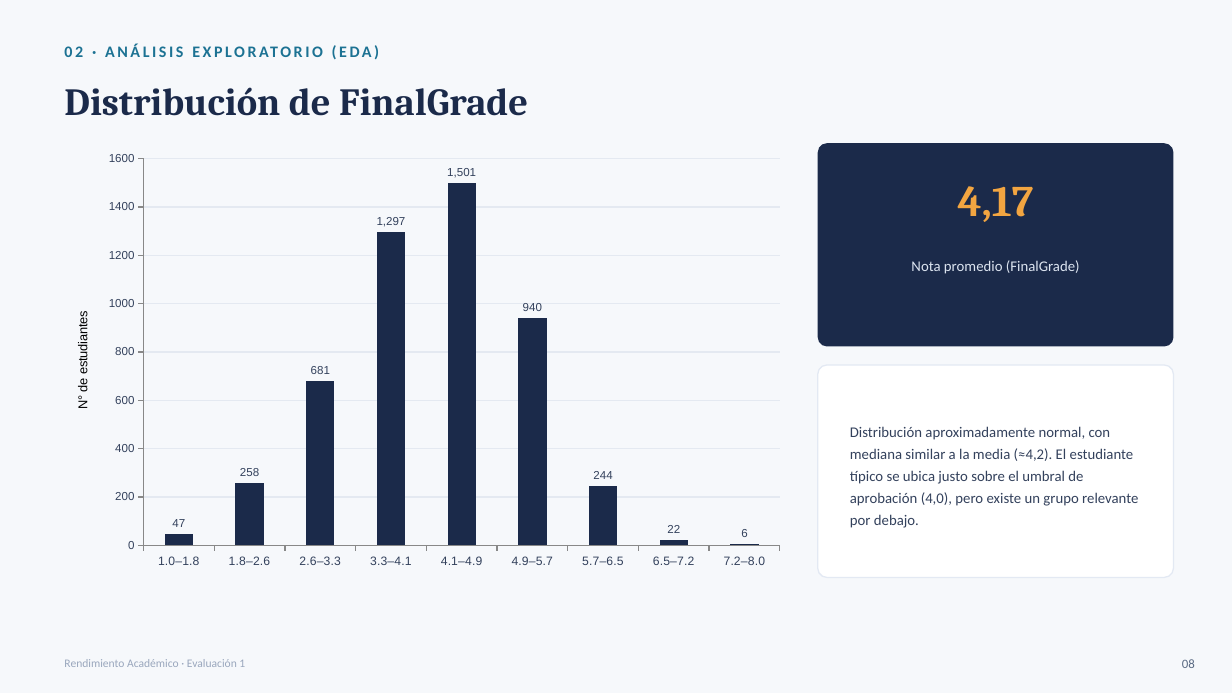
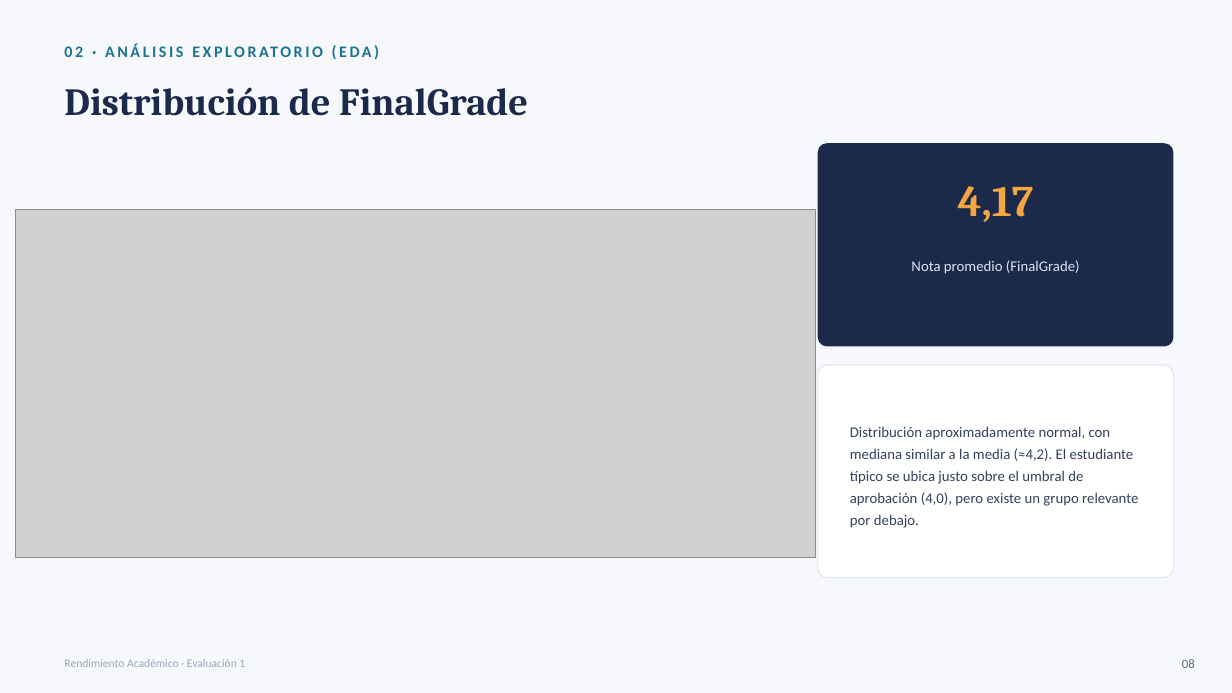
Before and after one commit to sebastianip3/EV-IA, a slide deck: slide 8 of E1 - EDA/Presentacion_E1_IA.pptx. Drawn at 1232x693 pixels with LibreOffice and Linux fonts; fonts in the diff are those of the drawing; grey boxes stand for pictures. Boxes give left, top, right and bottom in pixels: in the first picture for what was removed or moved away, otherwise in the second. Text is boxed around its words. In the diff, an @@ line names an element or a change of style, - is before the commit and + after.

```diff
--- a/E1 - EDA/Presentacion_E1_IA.pptx
+++ b/E1 - EDA/Presentacion_E1_IA.pptx
@@ column chart removed at [55, 143, 795, 578] @@
-categories: 1.0–1.8, 1.8–2.6, 2.6–3.3, 3.3–4.1, 4.1–4.9, 4.9–5.7, 5.7–6.5, 6.5–7.2, 7.2–8.0
-Series 1: 47, 258, 681, 1297, 1501, 940, 244, 22, 6
@@ picture added at [16, 209, 815, 557] @@
```
Also in this commit, not shown: 4 other slides changed.
